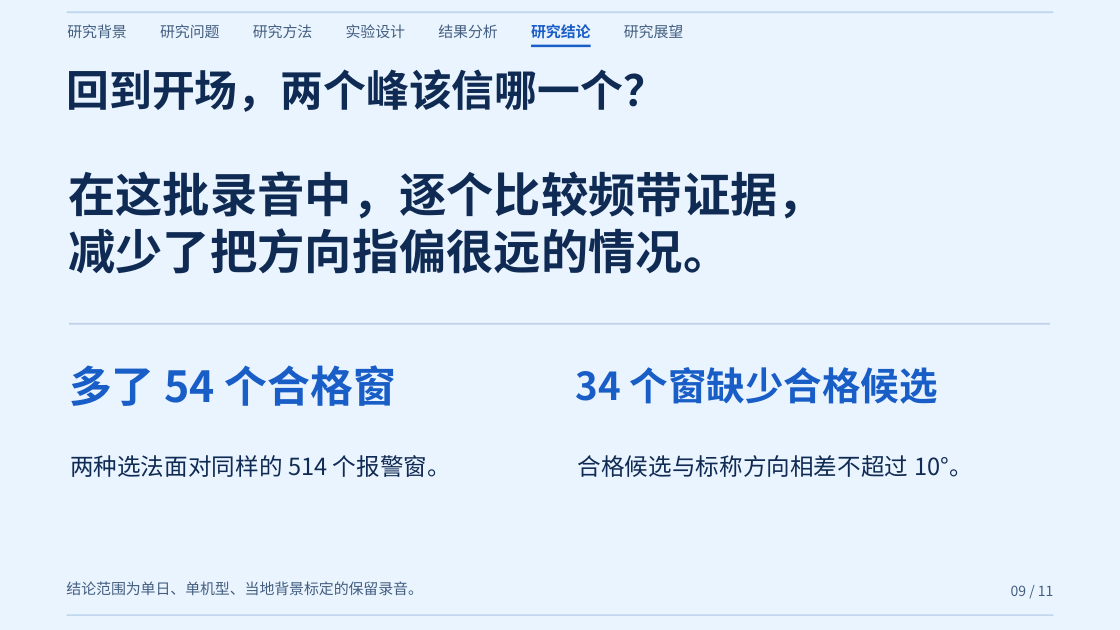
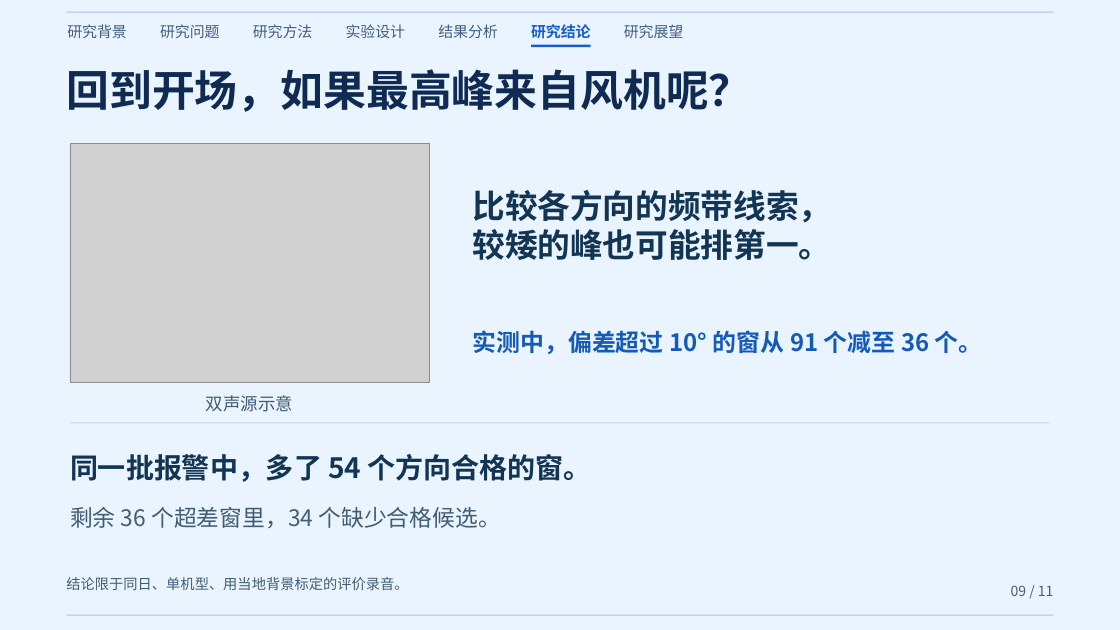
Before and after one commit to coffeeeeffoc/uav-acoustic-detection-localization, a slide deck: slide 9 of paper/公开演讲/01 精简版.pptx. Drawn at 1120x630 pixels with LibreOffice and Linux fonts; fonts in the diff are those of the drawing; grey boxes stand for pictures. Boxes give left, top, right and bottom in pixels: in the first picture for what was removed or moved away, otherwise in the second. Text is boxed around its words. In the diff, an @@ line names an element or a change of style, - is before the commit and + after.

```diff
--- a/paper/公开演讲/01 精简版.pptx
+++ b/paper/公开演讲/01 精简版.pptx
@@ text at (67,69,752,112): text changed @@
-回到开场，两个峰该信哪一个？
+回到开场，如果最高峰来自风机呢？
@@ picture added at (70,144,429,383) @@
@@ text removed at (68,171,825,274) @@
-在这批录音中，逐个比较频带证据，
-减少了把方向指偏很远的情况。
@@ text added at (473,190,832,260), 28 pt, text #123553, bold @@
+比较各方向的频带线索，
+较矮的峰也可能排第一。
@@ text added at (472,330,983,354), 20.5 pt, text #155AB6, bold @@
+实测中，偏差超过 10° 的窗从 91 个减至 36 个。
@@ text added at (206,395,293,412), 15 pt, text #405D73 @@
+双声源示意
@@ rectangle: place and size @@
-rectangle at (69,323,1050,324)
+rectangle at (70,423,1049,423)
@@ rectangle at (70,423,1049,423): fill #C1D2E8 to #C4D6E6 @@
@@ text at (70,454,592,482): text changed; size 36.8 to 24 pt; text colour #195DC7 to #123553 @@
-多了 54 个合格窗
+同一批报警中，多了 54 个方向合格的窗。
@@ text removed at (70,455,451,477) @@
-两种选法面对同样的 514 个报警窗。
@@ text removed at (578,455,973,477) @@
-合格候选与标称方向相差不超过 10°。
@@ text at (70,507,501,528): text changed; size 33 to 19.5 pt; text colour #195DC7 to #405D73; bold off @@
-34 个窗缺少合格候选
+剩余 36 个超差窗里，34 个缺少合格候选。
@@ text at (66,577,408,590): text changed; size 12.8 to 12.2 pt; text colour #435E80 to #405D73 @@
-结论范围为单日、单机型、当地背景标定的保留录音。
+结论限于同日、单机型、用当地背景标定的评价录音。
```
Also in this commit, not shown: 8 other slides changed, 6 other files.
